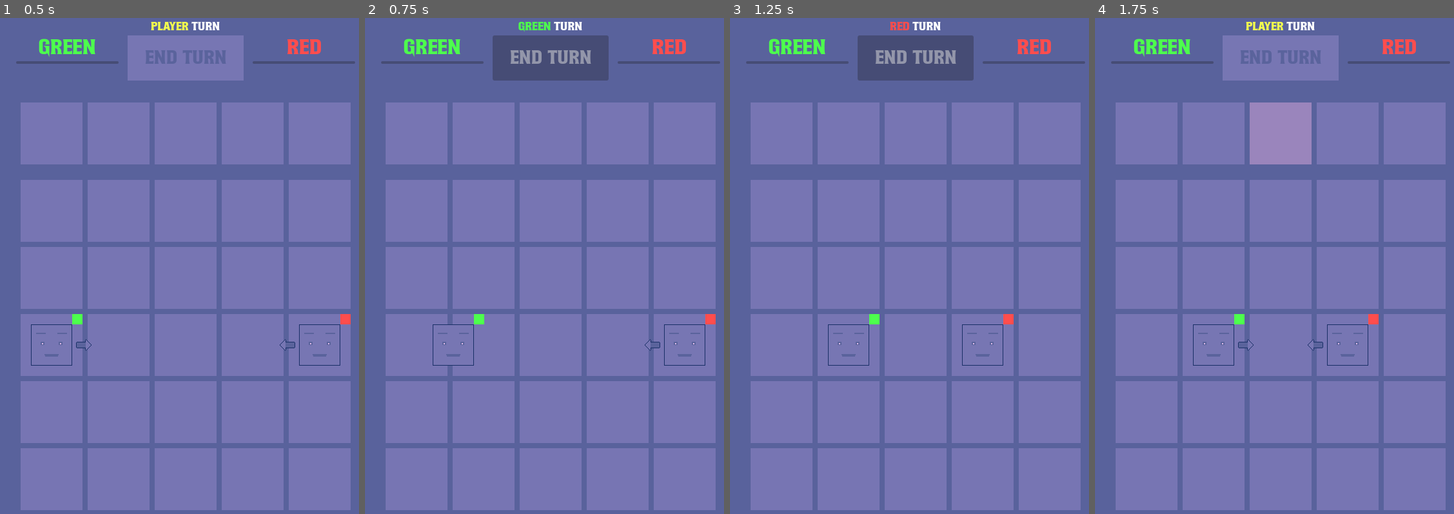
Above: before the commit, frames 1-4 (left to right).
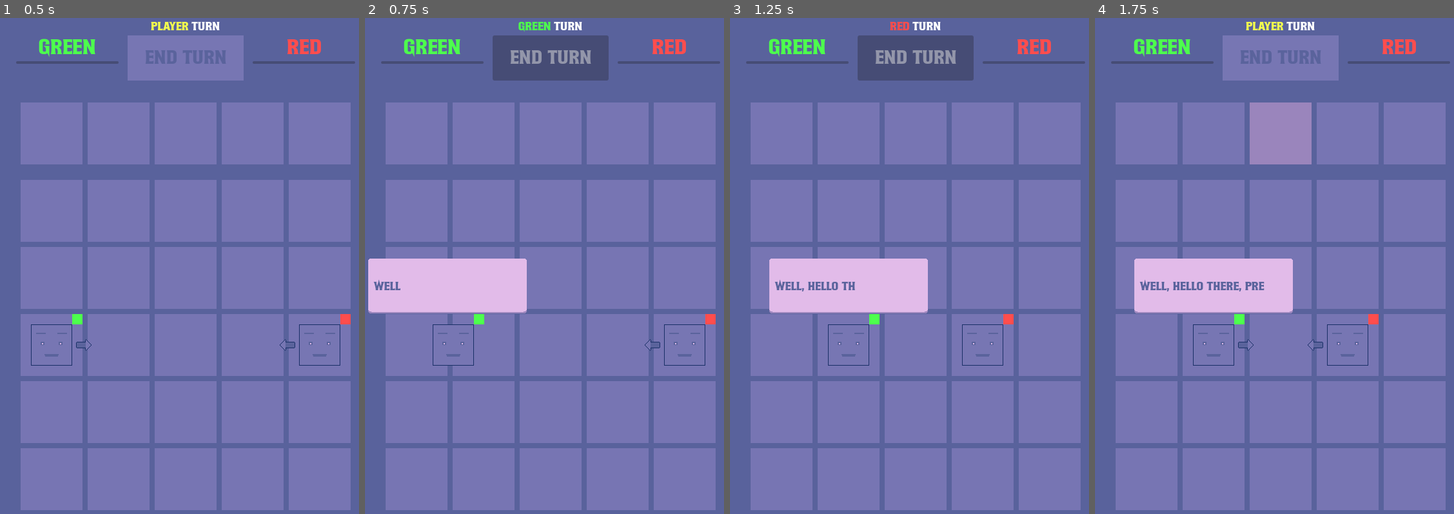
Above: after the commit, the same moments.

Repository: frostblooded/influencer
Game: Godot game, scene res://scenes/levels/level_1.tscn
Two runs of this game, one before a commit and one after it. Both use one fixed random seed, a clock stepped at 60 frames per second and the inputs below.
Inputs (mouse positions are in pixels of both pictures, inside the frame that each line leads up to):
- Up to frame 1 (0.5 s): no input
- Up to frame 2 (0.75 s): click "End turn" at 0.5 s
- Up to frame 3 (1.25 s): no input
- Up to frame 4 (1.75 s): drag from (1145, 132) to (1281, 132) at 1.27 s

Frame 1 is identical in both runs. In frame 2, 4.8% of the frame differs, in the area x 0-46%, y 48-60%; in frame 3, 4.8%; in frame 4, 4.8%.

Commit message:
Make dialogue track the speaker's position and not go off the screen

Diff:
--- a/scenes/ui/text_box.tscn
+++ b/scenes/ui/text_box.tscn
@@ -4,8 +4,13 @@
 [ext_resource type="Script" path="res://scripts/ui/text_box.gd" id="1_hohb7"]
 
 [node name="TextBox" type="MarginContainer" node_paths=PackedStringArray("label", "timer")]
+z_index = 100
 offset_right = 32.0
 offset_bottom = 32.0
+theme_override_constants/margin_left = 5
+theme_override_constants/margin_top = 5
+theme_override_constants/margin_right = 5
+theme_override_constants/margin_bottom = 5
 script = ExtResource("1_hohb7")
 label = NodePath("MarginContainer/Label")
 timer = NodePath("LetterDisplayTimer")
--- a/scripts/globals/dialogue_manager.gd
+++ b/scripts/globals/dialogue_manager.gd
@@ -6,44 +6,55 @@
 var current_line_index: int = 0
 
 var text_box: TextBox
-var text_box_position: Vector2
+var tracked_node: Node2D
 
-var is_dialog_active: bool = false
-var can_advance_line: bool = false
+var is_dialogue_active: bool = false
 
-func start_dialogue(position: Vector2, lines: Array[String]) -> void:
-    if is_dialog_active:
+func _process(_delta: float) -> void:
+    if !is_dialogue_active:
+        return
+
+    if !is_instance_valid(tracked_node):
+        end_dialogue()
+
+func start_dialogue(node_to_track: Node2D, lines: Array[String]) -> void:
+    if is_dialogue_active:
         return
 
     dialog_lines = lines
-    text_box_position = position
+    tracked_node = node_to_track
     _show_text_box()
 
-    is_dialog_active = true
+    is_dialogue_active = true
+
+func end_dialogue() -> void:
+    if text_box:
+        text_box.queue_free()
+
+    text_box = null
+    tracked_node = null
+    is_dialogue_active = false
+    current_line_index = 0
 
 func _show_text_box() -> void:
     text_box = text_box_scene.instantiate()
-    text_box.finished_displaying.connect(_on_text_box_finished_displaying)
     get_tree().root.add_child(text_box)
-    text_box.global_position = text_box_position
+    text_box.tracked_node = tracked_node
     text_box.display_text(dialog_lines[current_line_index])
-    can_advance_line = false
 
-func _on_text_box_finished_displaying() -> void:
-    can_advance_line = true
+func advance_dialogue() -> void:
+    if !is_dialogue_active:
+        return
+
+    text_box.queue_free()
+
+    current_line_index += 1
+    if current_line_index >= dialog_lines.size():
+        end_dialogue()
+        return
+
+    _show_text_box()
 
 func _unhandled_input(event: InputEvent) -> void:
-    if (
-        event.is_action_pressed("advance_dialogue") &&
-        is_dialog_active &&
-        can_advance_line
-    ):
-        text_box.queue_free()
-
-        current_line_index += 1
-        if current_line_index >= dialog_lines.size():
-            is_dialog_active = false
-            current_line_index = 0
-            return
-
-        _show_text_box()
+    if (event.is_action_pressed("advance_dialogue")):
+        advance_dialogue()
--- a/scripts/ui/text_box.gd
+++ b/scripts/ui/text_box.gd
@@ -13,10 +13,27 @@
 var space_time: float = 0.06
 var punctuation_time: float = 0.2
 
-signal finished_displaying
+var tracked_node: Node2D
 
 func _ready() -> void:
 	timer.timeout.connect(_display_letter)
+
+func _process(_delta: float) -> void:
+	if !is_instance_valid(tracked_node):
+		tracked_node = null
+
+	update_position()
+
+func update_position() -> void:
+	if !tracked_node:
+		return
+
+	global_position = tracked_node.global_position
+	global_position.x -= size.x / 2
+	global_position.y -= size.y + 44
+
+	var screen_rect: Rect2 = get_viewport().get_visible_rect()
+	global_position = global_position.clamp(Vector2.ZERO, screen_rect.size)
 
 func display_text(text_to_display: String) -> void:
 	text = text_to_display
@@ -31,8 +48,7 @@
 		await resized # wait for y resize
 		custom_minimum_size.y = size.y
 
-	global_position.x -= size.x / 2
-	global_position.y -= size.y + 44
+	update_position()
 
 	label.text = ""
 	_display_letter()
@@ -42,7 +58,6 @@
 
 	letter_index += 1
 	if letter_index >= text.length():
-		finished_displaying.emit()
 		return
 
 	match text[letter_index]:
--- a/scripts/unit.gd
+++ b/scripts/unit.gd
@@ -104,6 +104,8 @@
             queue.push_back(PathSearchStatus.new(neighbor.cell, path))
 
 func perform_move() -> void:
+    DialogueManager.start_dialogue(self, ["Well, hello there, pretty lady. What can I do you for today?", "Oh, I get it. You are the silent, mysterious type.", "I like that. ;)"])
+
     if !can_move:
         return
 
